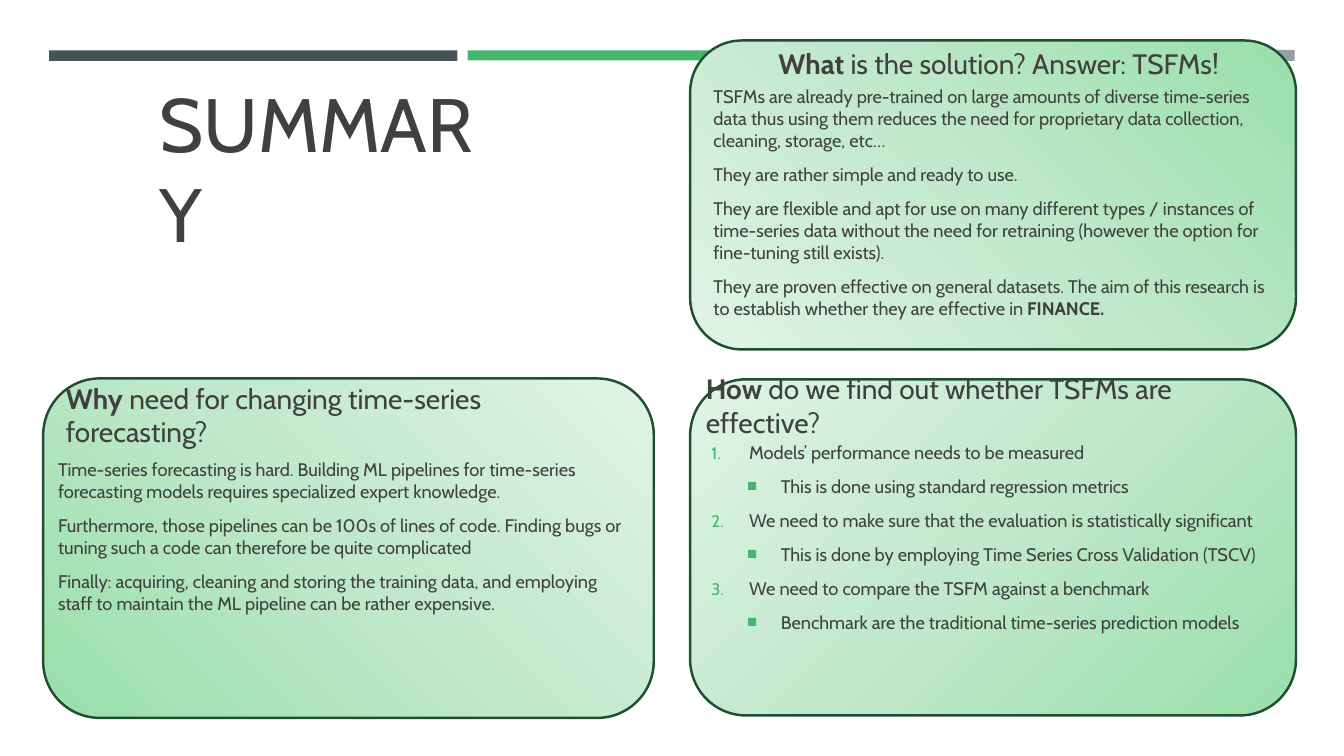
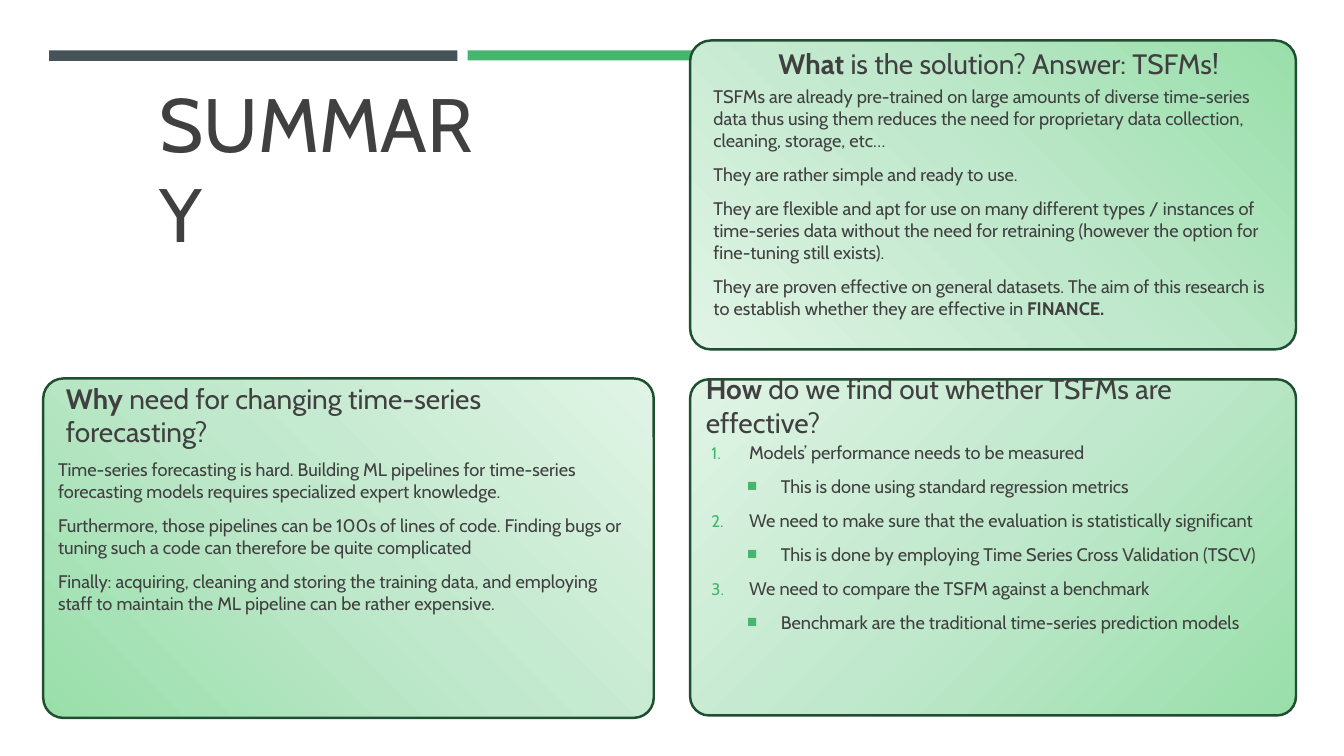
Before and after one commit to filip-topic/Time-Series-Foundation-Models-in-Financial-time-series-prediction, a slide deck: slide 4 of 17th of July Presentation.pptx. Drawn at 1344x756 pixels with LibreOffice and Linux fonts; fonts in the diff are those of the drawing. Boxes give left, top, right and bottom in pixels: in the first picture for what was removed or moved away, otherwise in the second. Text is boxed around its words. In the diff, an @@ line names an element or a change of style, - is before the commit and + after.

```diff
--- a/17th of July Presentation.pptx
+++ b/17th of July Presentation.pptx
@@ proportions changed in 3 elements at (691,379,1297,715), (691,40,1297,349), (43,378,654,718) @@
```
Also in this commit, not shown: 10 other slides changed, 4 slides added, 1 slide removed, 1 other file.
